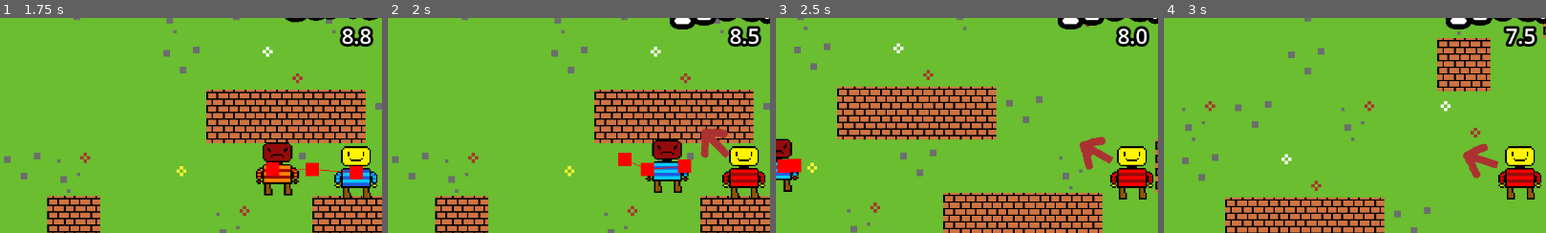
Above: before the commit, frames 1-4 (left to right).
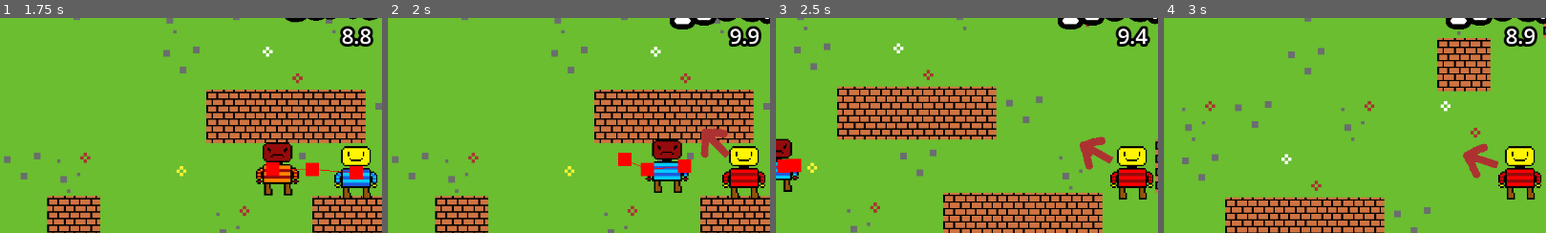
Above: after the commit, the same moments.

Repository: LegoMaster7001/fargo-game-jam-2025
Game: Godot game, scene res://Scenes/main_menu.tscn
Same seed, same stepped clock (60 frames per second), same inputs: the game is played once before the commit and once after it.
Inputs:
- Up to frame 1 (1.75 s): tap Enter at 0.5 s; hold Right (ui_right) 0.53-1.28 s; hold Space (call_groundies) 0.53-1.28 s; hold Down (ui_down) from 1.28 s (still down); tap E at 1.35 s
- Up to frame 2 (2 s): keep holding Down (ui_down)
- Up to frame 3 (2.5 s): release Down (ui_down) at 2.03 s; hold Right (ui_right) from 2.03 s (still down); hold Space (call_groundies) from 2.03 s (still down)
- Up to frame 4 (3 s): release Right (ui_right) at 2.78 s; release Space (call_groundies) at 2.78 s; hold Up (ui_up) from 2.78 s (still down); tap E at 2.85 s
The pictures show only the part of the screen within x 3-53%, y 14-64%; the shares and areas given below are measured in that part.

Frame 1 is identical in both runs. In frame 2, 0.4% of the frame differs, in the area x 88-98%, y 3-14%; in frame 3, 0.5%; in frame 4, 0.5%.

Commit message:
timer reset
timer resets on role change instead of on timeout

Diff:
--- a/Scenes/Game.tscn
+++ b/Scenes/Game.tscn
@@ -186,11 +186,11 @@
 
 [node name="CanvasLayer" type="CanvasLayer" parent="."]
 
-[node name="HUD" parent="CanvasLayer" node_paths=PackedStringArray("player", "enemy", "pause_menu", "groundiesArea") instance=ExtResource("5_b2bpf")]
+[node name="HUD" parent="CanvasLayer" node_paths=PackedStringArray("player", "enemy", "groundiesArea", "pause_menu") instance=ExtResource("5_b2bpf")]
 player = NodePath("../../Player")
 enemy = NodePath("../../Enemy")
+groundiesArea = NodePath("../../GroundiesArea")
 pause_menu = NodePath("../PauseMenu")
-groundiesArea = NodePath("../../GroundiesArea")
 
 [node name="PauseMenu" parent="CanvasLayer" instance=ExtResource("14_wxwew")]
 visible = false
--- a/Scripts/Global.gd
+++ b/Scripts/Global.gd
@@ -22,6 +22,7 @@
 	add_child(chase_timer)
 
 func flip_role(timeout: bool):
+	chase_timer.start()
 	var temp = current_role
 	current_role = (current_role + 1) % role.size()
 	Global.role_changed.emit(temp, Global.current_role, timeout)
@@ -39,4 +40,3 @@
 func _on_timeout() -> void:
 	# TODO: deduct a point
 	Global.flip_role(true)
-	chase_timer.start()
Not shown: 3 places in Scenes/Game.tscn that only renumber resources
